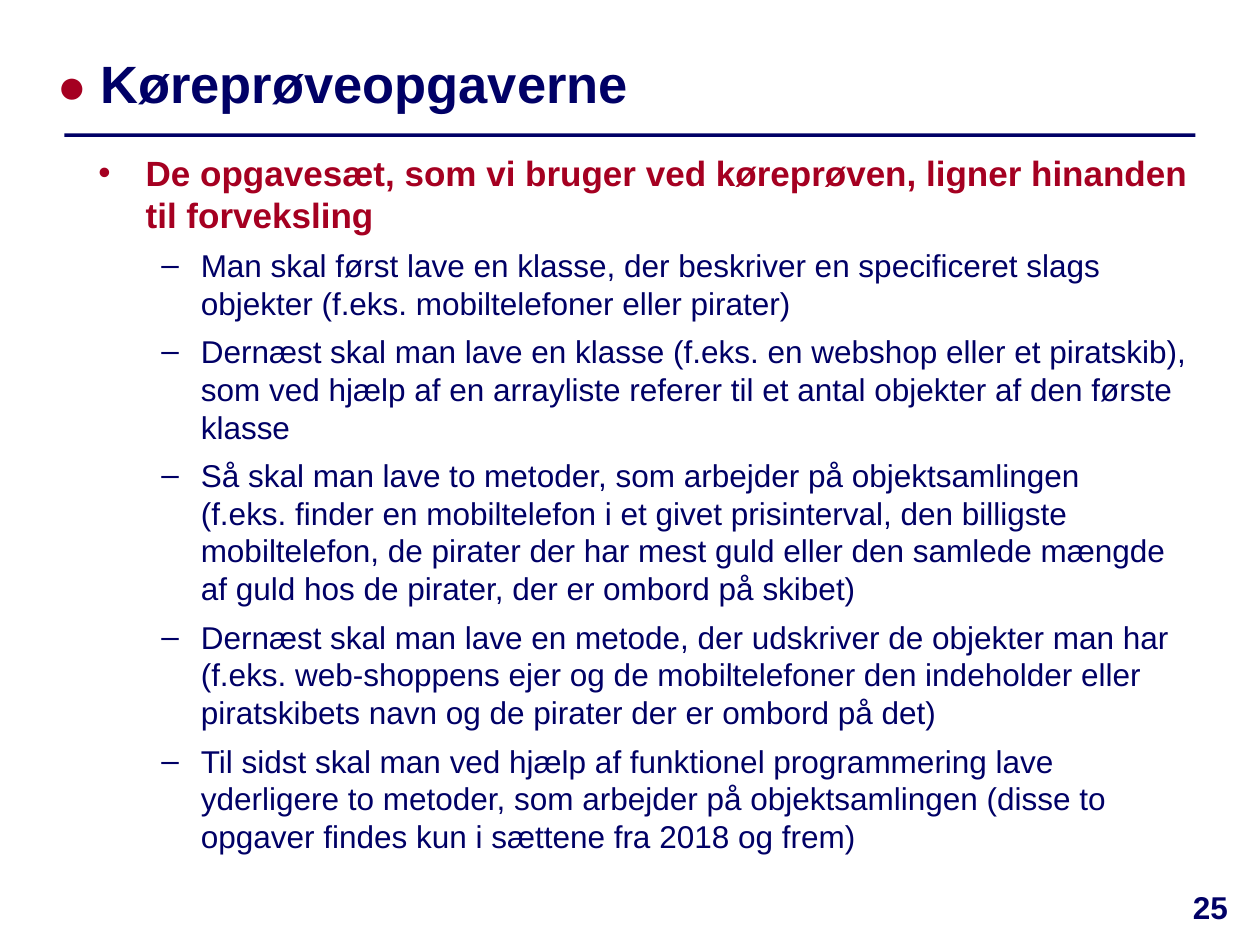
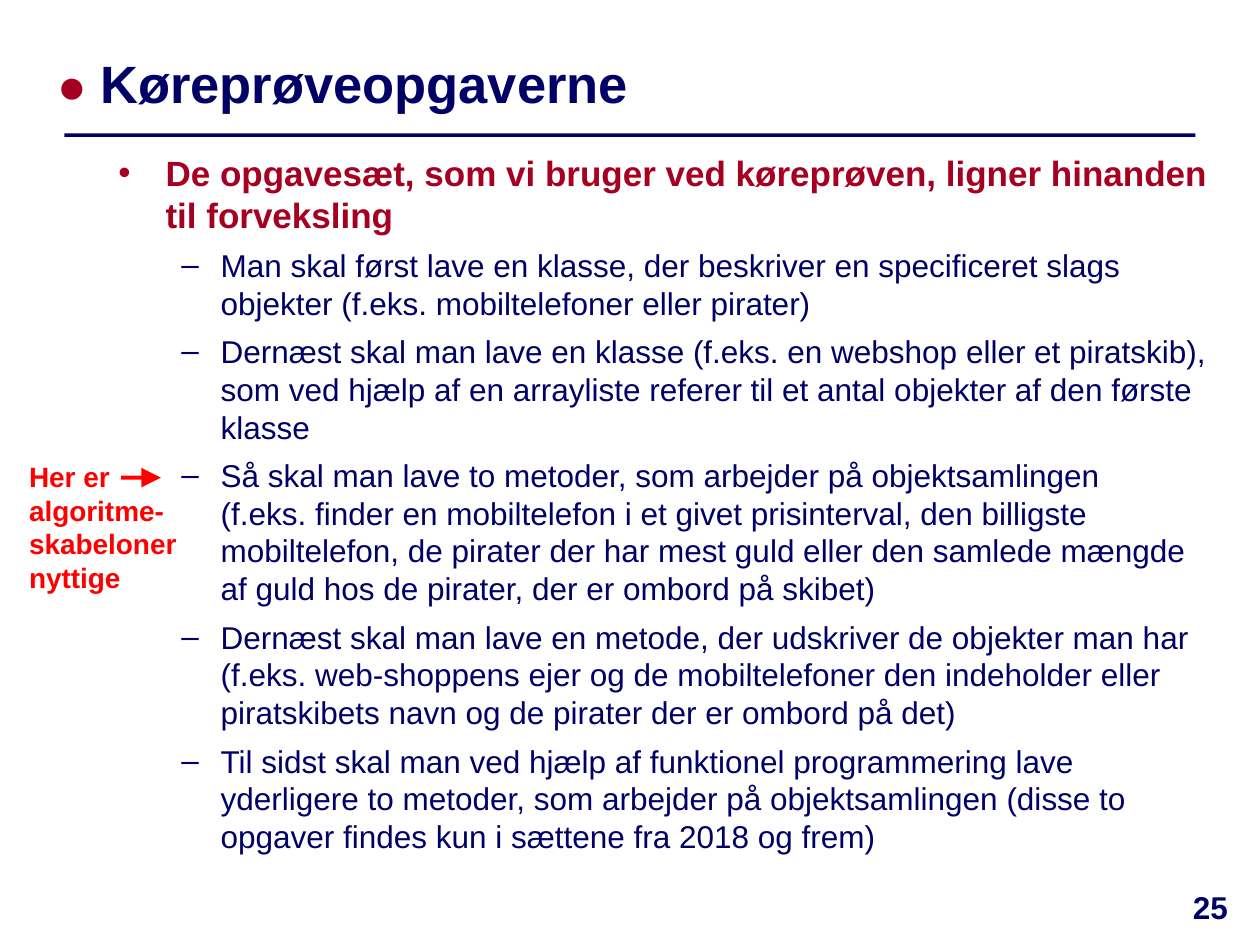
Before and after one commit to IntProgAU/Materiale, a slide deck: slide 25 of web/e21/uge_4a/Slides-Uge4-Mandag.pptx. Drawn at 1260x945 pixels with LibreOffice and Linux fonts; fonts in the diff are those of the drawing. Boxes give left, top, right and bottom in pixels: in the first picture for what was removed or moved away, otherwise in the second. Text is boxed around its words. In the diff, an @@ line names an element or a change of style, - is before the commit and + after.

```diff
--- a/web/e21/uge_4a/Slides-Uge4-Mandag.pptx
+++ b/web/e21/uge_4a/Slides-Uge4-Mandag.pptx
@@ text "De opgavesæt, som vi bruger ...": place and size @@
-text "De opgavesæt, som vi bruger ..." at box(146, 160, 1187, 854)
+text "De opgavesæt, som vi bruger ..." at box(166, 160, 1207, 854)
@@ text added at box(29, 467, 176, 593), 16 pt, text #FF0000, bold @@
+Her er algoritme-skabeloner nyttige
@@ arrow added from (121, 478) to (161, 478), #FF0000 2.25 pt @@
```
Also in this commit, not shown: 4 other slides changed, 7 other files.
